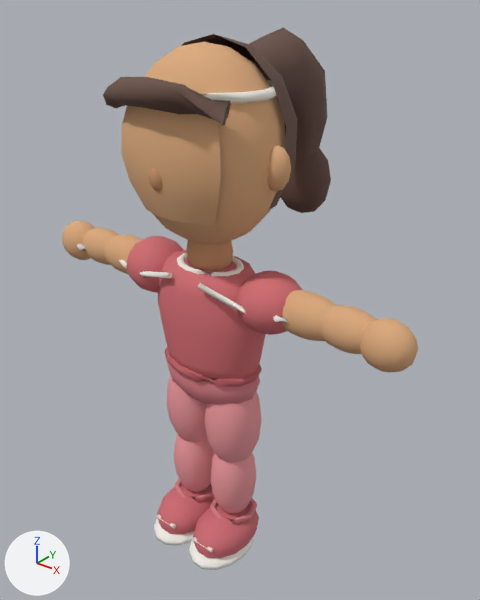
An edit to the glTF model public/v2/models/kid_nostrike.glb, drawn before and after from the same camera.
Both versions are drawn from a 50 mm lens placed at (2.99, -3.38, 4.47), pointed at (-0.02, 0.37, 2.14). Every picture has the same lights, and +X, +Y and +Z are marked at lower left. The first picture is the older version. Objects named as collision shapes, trigger or cutter boxes, shadow casters or lower levels of detail are left out.

Names of what the first picture shows: 'kid_nostrike_LOD0'.
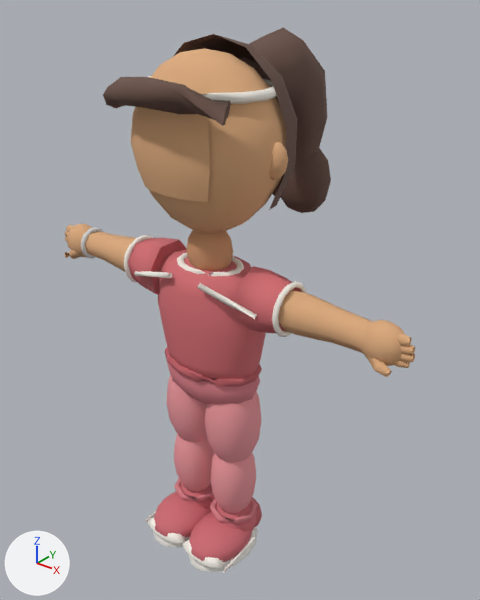
Patch to the scene script:
```diff
--- a/public/v2/models/kid_nostrike.glb.py
+++ b/public/v2/models/kid_nostrike.glb.py
@@ me_kid_nostrike_lod0_mesh_001 @@
-me_kid_nostrike_lod0_mesh_001.from_pydata(...)  # 2873 vertices, 5580 faces; spans x -1.65..1.65, y -0.62..1.33, z 0.05..4.14
+me_kid_nostrike_lod0_mesh_001.from_pydata(...)  # 3195 vertices, 6146 faces; spans x -1.64..1.64, y -0.62..1.33, z 0.03..4.14
+# me_kid_nostrike_lod0_mesh_001 part 1: a new loose piece, a UV sphere (10 segments, 6 rings, poles along z) spanning x 0.44..0.65, y -0.07..0.07, z 3.3..3.56, in mat_m_body
+# me_kid_nostrike_lod0_mesh_001 part 2: the loose piece of 100 vertices spanning x -0.45..0.03, y -0.43..0.23, z 0.09..0.4 is scaled about its middle by (0.854, 0.618, 1), then moved by (0.0, 0.11, 0.05)
+# me_kid_nostrike_lod0_mesh_001 part 3: the loose piece of 100 vertices spanning x -0.03..0.45, y -0.43..0.23, z 0.09..0.4 is scaled about its middle by (0.833, 0.471, 0.861), then moved by (-0.42, 0.2, 0.03)
+# me_kid_nostrike_lod0_mesh_001 part 4: the loose piece of 164 vertices spanning x -0.58..0.58, y -0.5..0.47, z 2.76..4.1 is rebuilt with 164 vertices and now spans x -0.6..0.6, y -0.41..0.46, z 2.84..4.06
+# me_kid_nostrike_lod0_mesh_001 part 5: the loose piece of 100 vertices spanning x -1.16..-0.56, y -0.15..0.15, z 2.27..2.59 is rebuilt with 44 vertices and now spans x -1.38..-0.68, y -0.15..0.15, z 2.28..2.57
+# me_kid_nostrike_lod0_mesh_001 part 6: the loose piece of 100 vertices spanning x 0.93..1.43, y -0.14..0.14, z 2.28..2.58 is rebuilt with 44 vertices and now spans x 0.68..1.38, y -0.15..0.15, z 2.29..2.58
+# me_kid_nostrike_lod0_mesh_001 part 7: the loose piece of 100 vertices spanning x -0.8..-0.3, y -0.23..0.23, z 2.21..2.65 is rebuilt with 23 vertices and now spans x -0.72..-0.4, y -0.23..0.23, z 2.2..2.64
+# me_kid_nostrike_lod0_mesh_001 part 8: the loose piece of 100 vertices spanning x 0.3..0.8, y -0.23..0.23, z 2.21..2.65 is rebuilt with 23 vertices and now spans x 0.4..0.72, y -0.23..0.23, z 2.22..2.66
+# me_kid_nostrike_lod0_mesh_001 part 9: the loose piece of 58 vertices spanning x -0.45..0.03, y -0.47..0.17, z 0.05..0.18 is rebuilt with 44 vertices and now spans x -0.47..0.05, y -0.49..0.21, z 0.03..0.14
+# me_kid_nostrike_lod0_mesh_001 part 10: the loose piece of 58 vertices spanning x -0.03..0.45, y -0.47..0.17, z 0.05..0.18 is rebuilt with 44 vertices and now spans x -0.05..0.47, y -0.49..0.21, z 0.03..0.14
+# me_kid_nostrike_lod0_mesh_001 part 11: the loose piece of 40 vertices spanning x -0.44..0.44, y -0.51..-0.31, z 3.04..3.76 is rebuilt with 48 vertices and now spans x -0.34..0.34, y -0.43..-0.33, z 3.18..3.72
+# me_kid_nostrike_lod0_mesh_001 part 12: 7 loose pieces with 260 vertices, spanning x -0.92..0.92, y -0.53..0.19, z 0.25..3.53, are deleted
+# me_kid_nostrike_lod0_mesh_001 part 13: 239 vertices removed from x -1.65..-0.93, y -0.16..0.16, z 2.25..2.59; 339 vertices added at x -1.64..-0.7, y -0.2..0.2, z 2.24..2.62
+# me_kid_nostrike_lod0_mesh_001 part 14: 522 vertices added at x -0.46..0.46, y -0.49..0.26, z 0.08..0.45
+# me_kid_nostrike_lod0_mesh_001 part 15: 199 vertices removed from x 0.56..1.65, y -0.16..0.15, z 2.25..2.59; 269 vertices added at x 0.7..1.64, y -0.2..0.2, z 2.24..2.62
+# other edits to the shape of me_kid_nostrike_lod0_mesh_001 do not show in these pictures
 me_kid_nostrike_lod0_mesh_001.materials.append(mat_m_body)
```

Location of each change, (x1, y1, x2, y2) in pixels of the pictures (480 x 600 px; the box of a moved part takes in the faces that stretch with it):
'kid_nostrike_LOD0', reshaped: before (62, 28, 418, 570); after (64, 28, 415, 572)
part 1 of me_kid_nostrike_lod0_mesh_001, added (brown): after (269, 141, 288, 180)
part 2 of me_kid_nostrike_lod0_mesh_001, moved or reshaped: before (157, 484, 214, 535); after (177, 483, 214, 509)
part 3 of me_kid_nostrike_lod0_mesh_001, moved or reshaped (not visible afterwards): before (193, 503, 259, 558)
part 4 of me_kid_nostrike_lod0_mesh_001, rebuilt: before (145, 42, 286, 245); after (131, 48, 286, 233)
part 5 of me_kid_nostrike_lod0_mesh_001, rebuilt: before (104, 234, 142, 274); after (85, 231, 136, 271)
part 6 of me_kid_nostrike_lod0_mesh_001, rebuilt: before (322, 305, 376, 354); after (278, 290, 373, 353)
part 7 of me_kid_nostrike_lod0_mesh_001, rebuilt: before (126, 236, 183, 293); after (128, 238, 187, 294)
part 8 of me_kid_nostrike_lod0_mesh_001, rebuilt: before (236, 270, 302, 335); after (233, 266, 302, 334)
part 9 of me_kid_nostrike_lod0_mesh_001, rebuilt (mostly hidden afterwards): before (154, 518, 194, 546); after (153, 531, 190, 548)
part 10 of me_kid_nostrike_lod0_mesh_001, rebuilt: before (189, 536, 254, 570); after (188, 527, 258, 572)
part 11 of me_kid_nostrike_lod0_mesh_001, rebuilt (22% narrower, 19% shorter): before (122, 106, 221, 225); after (133, 107, 210, 203)
part 12 of me_kid_nostrike_lod0_mesh_001, deleted: before (119, 145, 291, 553)
part 13 of me_kid_nostrike_lod0_mesh_001, moved or reshaped: before (62, 221, 119, 265); after (64, 224, 153, 283)
part 14 of me_kid_nostrike_lod0_mesh_001, added (pink): after (145, 491, 262, 572)
part 15 of me_kid_nostrike_lod0_mesh_001, moved or reshaped: before (282, 290, 418, 373); after (272, 281, 415, 377)
